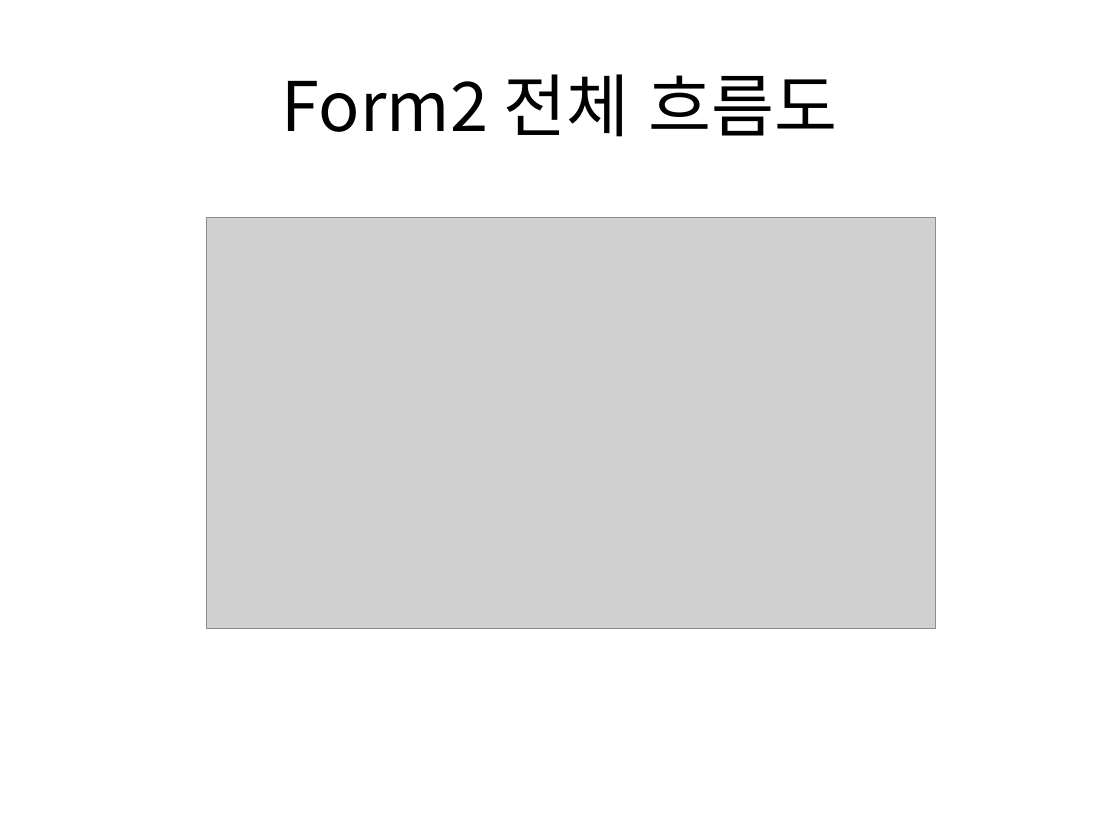
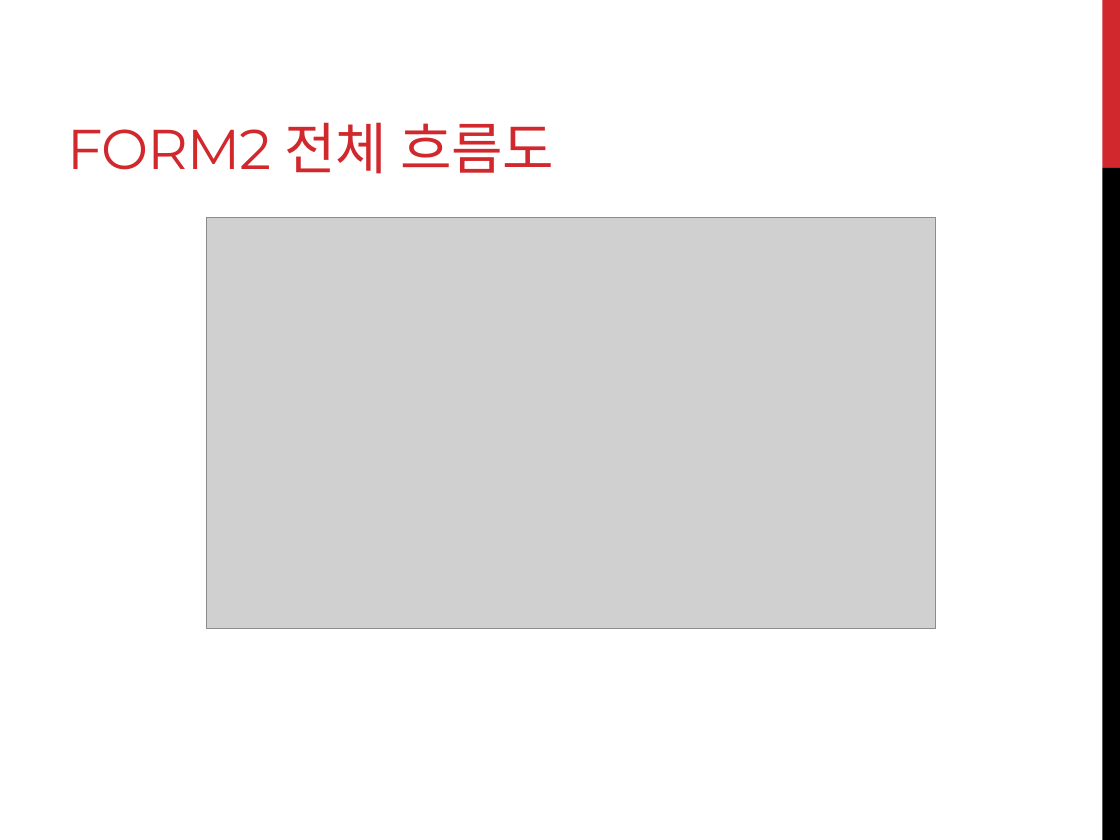
Before and after one commit to avocato8/minesweeper, a slide deck: slide 5 of 데스크탑 기반 애플리케이션 제작 프로젝트.pptx. Drawn at 1120x840 pixels with LibreOffice and Linux fonts; fonts in the diff are those of the drawing; grey boxes stand for pictures. Boxes give left, top, right and bottom in pixels: in the first picture for what was removed or moved away, otherwise in the second. Text is boxed around its words. In the diff, an @@ line names an element or a change of style, - is before the commit and + after.

```diff
--- a/데스크탑 기반 애플리케이션 제작 프로젝트.pptx
+++ b/데스크탑 기반 애플리케이션 제작 프로젝트.pptx
@@ title "FORM2 전체 흐름도" at <box>67,122,554,174</box>: vertical alignment middle to bottom @@
@@ rectangle added at <box>1102,0,1120,168</box>, fill #D1282E @@
@@ title at <box>67,122,554,174</box>: text changed; size 44 to 36 pt; font Noto Sans CJK KR to Montserrat; text colour #000000 to #D1282E @@
-Form2 전체 흐름도
+FORM2 전체 흐름도
@@ rectangle added at <box>1102,168,1120,840</box>, fill #000000 @@
```
Also in this commit, not shown: 10 other slides changed, 1 slide added, 1 slide removed.
